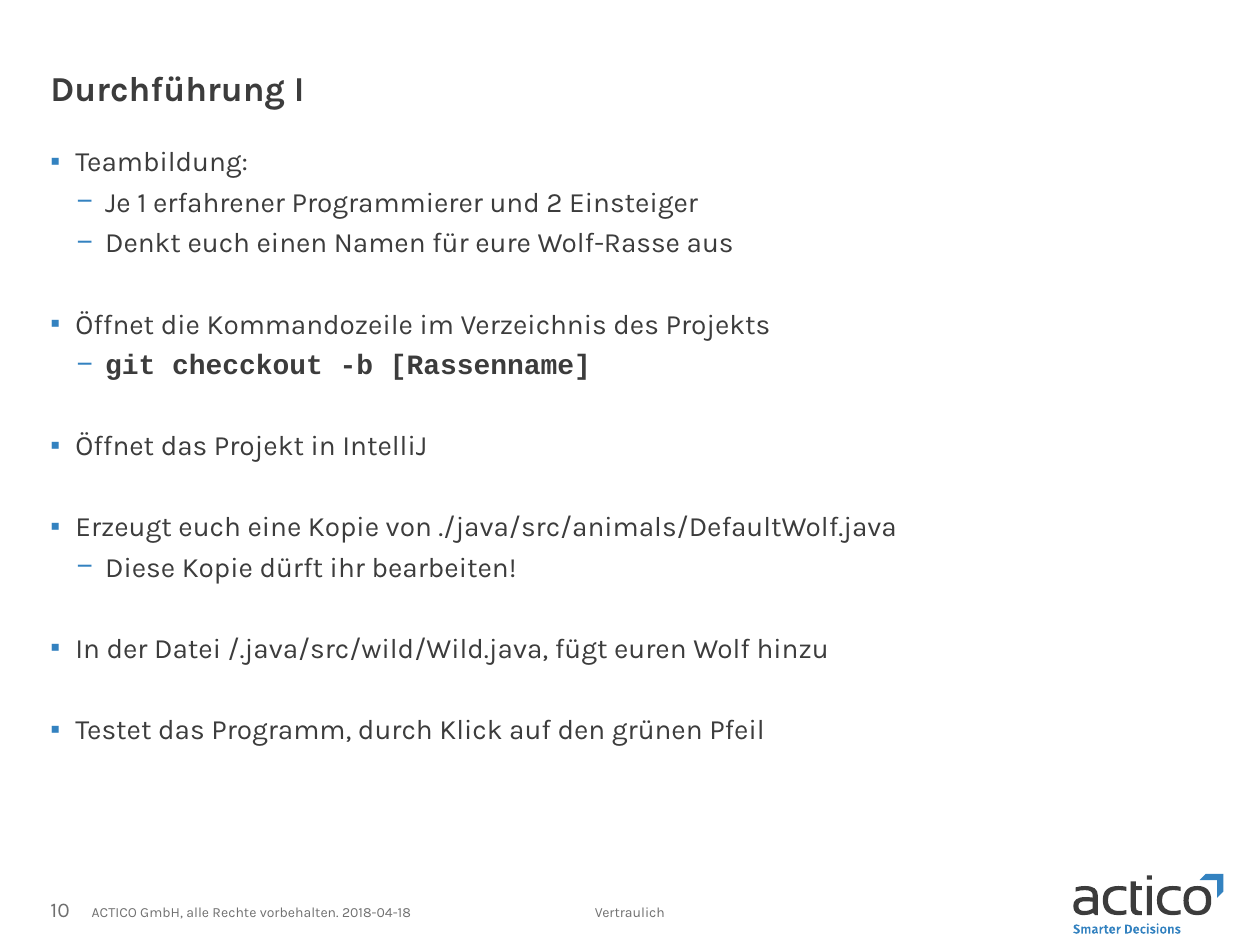
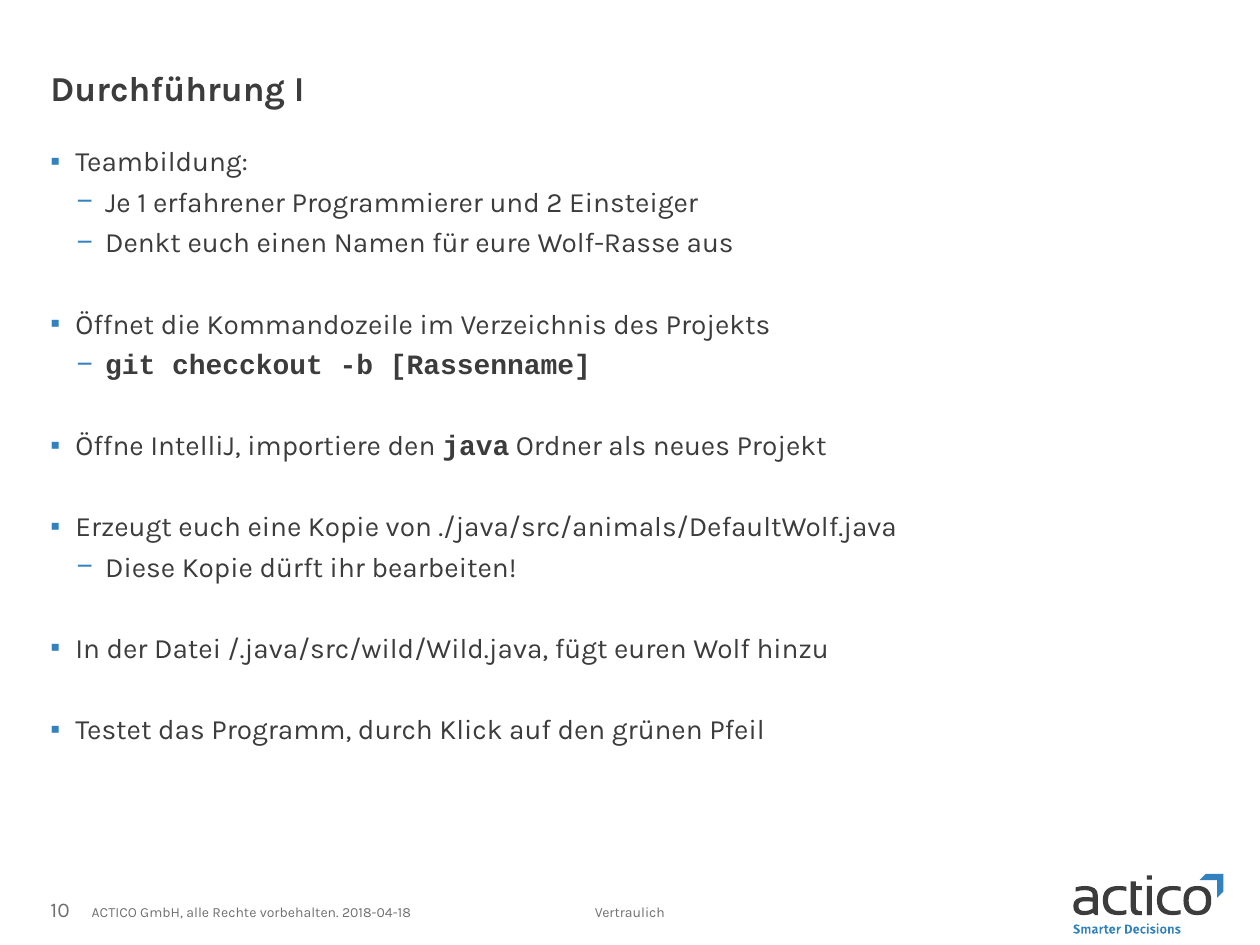
Before and after one commit to ni851ste/actico-code-challenge-wolf, a slide deck: slide 10 of media/powerpoint.pptx. Drawn at 1260x945 pixels with LibreOffice and Linux fonts; fonts in the diff are those of the drawing. Boxes give left, top, right and bottom in pixels: in the first picture for what was removed or moved away, otherwise in the second. Text is boxed around its words. In the diff, an @@ line names an element or a change of style, - is before the commit and + after.

Commit message:
Fix documentation about how to import the project

```diff
--- a/media/powerpoint.pptx
+++ b/media/powerpoint.pptx
@@ text at [75, 432, 827, 462]: text changed @@
-▪ Öffnet das Projekt in IntelliJ
+▪ Öffne IntelliJ, importiere den java Ordner als neues Projekt
```
